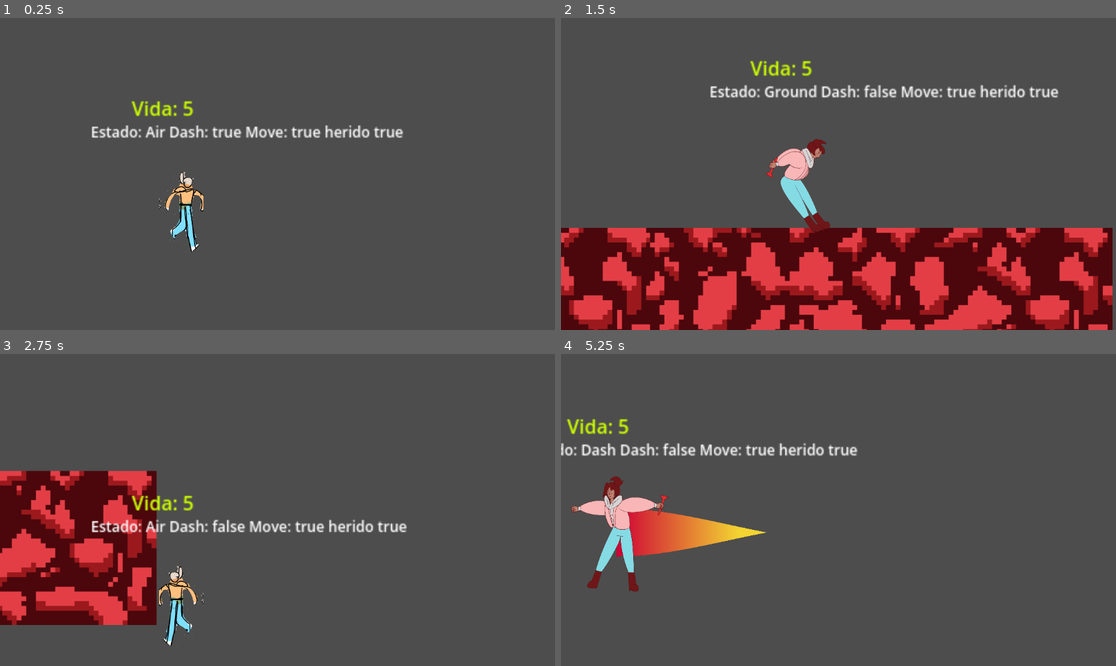
Above: before the commit, frames 1-4 (two rows, left to right).
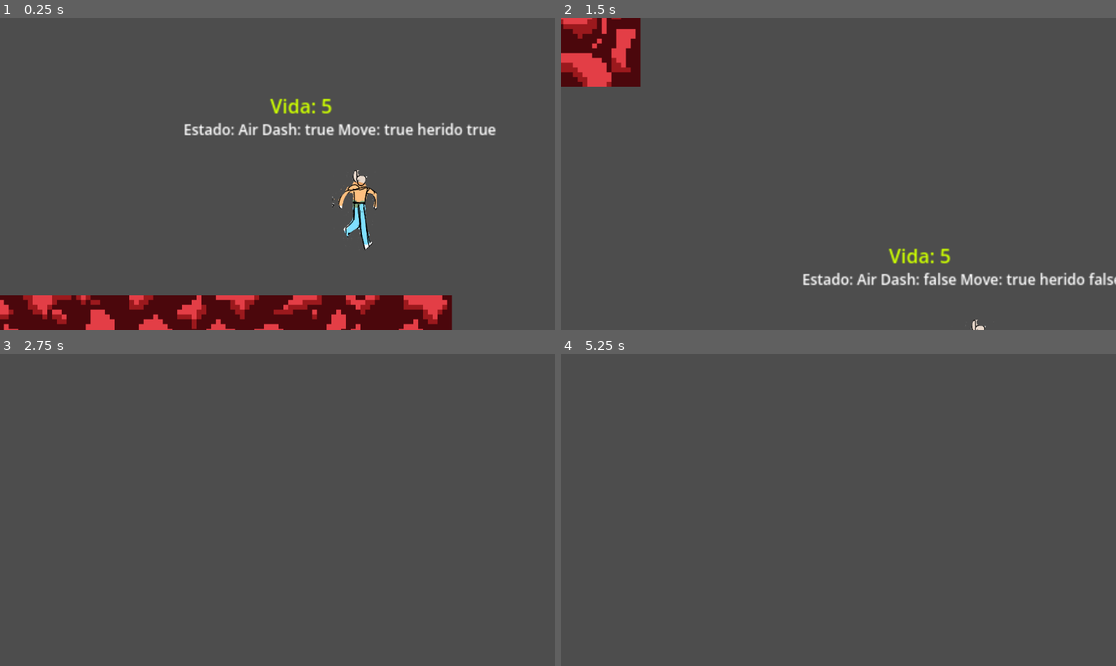
Above: after the commit, the same moments.

Repository: GuillermoC66/Interna
Game: Godot game, scene res://ESCENAS/elmundo.tscn
Two runs of this game, one before a commit and one after it. Both use one fixed random seed, a clock stepped at 60 frames per second and the inputs below.
Inputs:
- Up to frame 1 (0.25 s): no input
- Up to frame 2 (1.5 s): hold X (dash) 0.53-1.28 s; hold Right (ui_right) from 0.53 s (still down); tap Space (ui_select) at 0.77 s; tap Shift (walk) at 0.8, 1.35 s
- Up to frame 3 (2.75 s): tap Space (ui_select) at 1.52 s; tap X (dash) at 1.55 s; release Right (ui_right) at 2.03 s; hold Left (ui_left) from 2.03 s (still down); hold X (dash) from 2.03 s (still down); tap Shift (walk) at 2.3 s
- Up to frame 4 (5.25 s): release Left (ui_left) at 2.78 s; release X (dash) at 2.78 s; hold Right (ui_right) 2.78-4.28 s; tap Shift (walk) at 2.85, 3.8, 4.35 s; tap Space (ui_select) at 3.02, 3.77, 4.52 s; tap X (dash) at 3.05, 4.55 s; hold X (dash) 3.53-4.28 s; hold Left (ui_left) 4.28-5.03 s; hold Right (ui_right) from 5.03 s (still down); hold X (dash) from 5.03 s (still down)

The runs differ from the first frame. In frame 1, 13% of the frame differs, in the area x 0-90%, y 25-100%; in frame 2, 39%, in the area x 0-100%, y 0-100%; in frame 3, 16%; in frame 4, 5.3%.

Commit message:
AUAUUAU
el dash ya sirve como
cuestion de ataque
y cuestion de plataformas hehfgeehefhghe
i love game dev so oooooo mcuh!!!!

Diff:
--- a/ESCENAS/Player.tscn
+++ b/ESCENAS/Player.tscn
@@ -44,6 +44,9 @@
 radius = 24.5
 height = 82.0
 
+[sub_resource type="RectangleShape2D" id="RectangleShape2D_buqgf"]
+size = Vector2(29, 54)
+
 [sub_resource type="Animation" id="Animation_um1sm"]
 resource_name = "IdleToWalk"
 length = 0.125004
@@ -206,6 +209,34 @@
 "values": [3]
 }
 
+[sub_resource type="Animation" id="Animation_nghvh"]
+resource_name = "hurt"
+step = 0.0833333
+tracks/0/type = "value"
+tracks/0/imported = false
+tracks/0/enabled = true
+tracks/0/path = NodePath("AnimatedSprite2D:animation")
+tracks/0/interp = 1
+tracks/0/loop_wrap = true
+tracks/0/keys = {
+"times": PackedFloat32Array(0),
+"transitions": PackedFloat32Array(1),
+"update": 1,
+"values": [&"hurt"]
+}
+tracks/1/type = "value"
+tracks/1/imported = false
+tracks/1/enabled = true
+tracks/1/path = NodePath("AnimatedSprite2D:frame")
+tracks/1/interp = 1
+tracks/1/loop_wrap = true
+tracks/1/keys = {
+"times": PackedFloat32Array(0),
+"transitions": PackedFloat32Array(1),
+"update": 1,
+"values": [0]
+}
+
 [sub_resource type="Animation" id="Animation_0nwl6"]
 resource_name = "idle"
 length = 3.00001
@@ -436,34 +467,6 @@
 "transitions": PackedFloat32Array(1, 1, 1, 1),
 "update": 1,
 "values": [0, 1, 2, 3]
-}
-
-[sub_resource type="Animation" id="Animation_nghvh"]
-resource_name = "hurt"
-step = 0.0833333
-tracks/0/type = "value"
-tracks/0/imported = false
-tracks/0/enabled = true
-tracks/0/path = NodePath("AnimatedSprite2D:animation")
-tracks/0/interp = 1
-tracks/0/loop_wrap = true
-tracks/0/keys = {
-"times": PackedFloat32Array(0),
-"transitions": PackedFloat32Array(1),
-"update": 1,
-"values": [&"hurt"]
-}
-tracks/1/type = "value"
-tracks/1/imported = false
-tracks/1/enabled = true
-tracks/1/path = NodePath("AnimatedSprite2D:frame")
-tracks/1/interp = 1
-tracks/1/loop_wrap = true
-tracks/1/keys = {
-"times": PackedFloat32Array(0),
-"transitions": PackedFloat32Array(1),
-"update": 1,
-"values": [0]
 }
 
 [sub_resource type="AnimationLibrary" id="AnimationLibrary_c7im1"]
@@ -702,6 +705,12 @@
 "name": &"walk",
 "speed": 5.0
 }]
+
+[sub_resource type="LabelSettings" id="LabelSettings_abha5"]
+font_size = 12
+
+[sub_resource type="LabelSettings" id="LabelSettings_13tov"]
+font_color = Color(0.803922, 1, 0, 1)
 
 [sub_resource type="AnimationNodeAnimation" id="AnimationNodeAnimation_70lj0"]
 animation = &"IdleToWalk"
@@ -838,14 +847,8 @@
 transitions = ["transLookUp", "lookup", SubResource("AnimationNodeStateMachineTransition_3fo27"), "transCrouch", "crouc …(1653 unchanged characters)…
 graph_offset = Vector2(-269.951, -57.5058)
 
-[sub_resource type="LabelSettings" id="LabelSettings_13tov"]
-font_color = Color(0.803922, 1, 0, 1)
-
-[sub_resource type="LabelSettings" id="LabelSettings_abha5"]
-font_size = 12
-
 [node name="Player" type="CharacterBody2D"]
-scale = Vector2(2, 2)
+scale = Vector2(2.5, 2.5)
 script = ExtResource("1_5qni1")
 
 [node name="Hurtbox" type="Area2D" parent="." groups=["Player"]]
@@ -853,6 +856,13 @@
 [node name="CollisionShape2D" type="CollisionShape2D" parent="Hurtbox"]
 position = Vector2(0, 4)
 shape = SubResource("CapsuleShape2D_xtgnn")
+
+[node name="HitboxDash" type="Area2D" parent="." groups=["HitboxDash"]]
+position = Vector2(0.5, 10)
+
+[node name="CollisionShape2D" type="CollisionShape2D" parent="HitboxDash"]
+position = Vector2(0.5, 0)
+shape = SubResource("RectangleShape2D_buqgf")
 
 [node name="CollisionShape2D" type="CollisionShape2D" parent="."]
 position = Vector2(0, 10)
@@ -869,8 +879,29 @@
 animation = &"idle"
 
 [node name="Camera2D" type="Camera2D" parent="."]
+position = Vector2(-144, 1.6)
 offset = Vector2(200, 0)
 position_smoothing_enabled = true
+
+[node name="Debug" type="Label" parent="Camera2D" node_paths=PackedStringArray("maquinaEstado")]
+offset_left = 1.99999
+offset_top = -79.2
+offset_right = 106.0
+offset_bottom = -56.2
+text = "w"
+label_settings = SubResource("LabelSettings_abha5")
+script = ExtResource("31_5mejc")
+maquinaEstado = NodePath("../../StateMachine")
+
+[node name="Life" type="Label" parent="Camera2D" node_paths=PackedStringArray("player")]
+offset_left = 73.6
+offset_top = -102.0
+offset_right = 118.6
+offset_bottom = -79.0
+text = "wawa"
+label_settings = SubResource("LabelSettings_13tov")
+script = ExtResource("2_nv3v7")
+player = NodePath("../..")
 
 [node name="AnimationTree" type="AnimationTree" parent="."]
 tree_root = SubResource("AnimationNodeStateMachine_pkx8b")
@@ -883,11 +914,12 @@
 current_state = NodePath("Ground")
 hurt_state = NodePath("Hurt")
 
-[node name="Ground" type="Node" parent="StateMachine" node_paths=PackedStringArray("airState", "dashState", "camara", "stateMachine")]
+[node name="Ground" type="Node" parent="StateMachine" node_paths=PackedStringArray("airState", "dashState", "camara", "hurtbox", "stateMachine")]
 script = ExtResource("33_av4f8")
 airState = NodePath("../Air")
 dashState = NodePath("../Dash")
 camara = NodePath("../../Camera2D")
+hurtbox = NodePath("../../Hurtbox")
 stateMachine = NodePath("..")
 
 [node name="Air" type="Node" parent="StateMachine" node_paths=PackedStringArray("groundState", "dashState", "stateMachine")]
@@ -896,15 +928,16 @@
 dashState = NodePath("../Dash")
 stateMachine = NodePath("..")
 
-[node name="Dash" type="Node" parent="StateMachine" node_paths=PackedStringArray("canDashAgain", "groundState", "airState", "stateMachine")]
+[node name="Dash" type="Node" parent="StateMachine" node_paths=PackedStringArray("canDashAgain", "groundState", "airState", "hitbox", "stateMachine")]
 script = ExtResource("36_jots7")
 canDashAgain = NodePath("../Can Dash Again")
 groundState = NodePath("../Ground")
 airState = NodePath("../Air")
+hitbox = NodePath("../../HitboxDash")
 dash_Velocity = 1700.0
 stateMachine = NodePath("..")
 
-[node name="Timer" type="Timer" parent="StateMachine/Dash"]
+[node name="DashTime" type="Timer" parent="StateMachine/Dash"]
 one_shot = true
 
 [node name="Hurt" type="Node" parent="StateMachine" node_paths=PackedStringArray("inmuneTimer", "groundState", "airState", "stateMachine")]
@@ -921,28 +954,9 @@
 
 [node name="Inmunity" type="Timer" parent="StateMachine"]
 
-[node name="Life" type="Label" parent="." node_paths=PackedStringArray("player")]
-offset_left = -41.5
-offset_top = -100.5
-offset_right = 3.5
-offset_bottom = -77.5
-text = "wawa"
-label_settings = SubResource("LabelSettings_13tov")
-script = ExtResource("2_nv3v7")
-player = NodePath("..")
-
-[node name="Debug" type="Label" parent="." node_paths=PackedStringArray("maquinaEstado")]
-offset_left = -75.0
-offset_top = -77.5
-offset_right = 29.0
-offset_bottom = -54.5
-text = "w"
-label_settings = SubResource("LabelSettings_abha5")
-script = ExtResource("31_5mejc")
-maquinaEstado = NodePath("../StateMachine")
-
-[connection signal="area_entered" from="Hurtbox" to="." method="_on_hurtbox_area_entered"]
 [connection signal="area_entered" from="Hurtbox" to="StateMachine" method="_on_hurtbox_area_entered"]
+[connection signal="area_entered" from="HitboxDash" to="StateMachine/Dash" method="_on_hitbox_dash_area_entered"]
+[connection signal="timeout" from="StateMachine/Dash/DashTime" to="StateMachine/Dash" method="_on_dash_time_timeout"]
 [connection signal="timeout" from="StateMachine/Hurt/Knockback" to="StateMachine/Hurt" method="_on_knockback_timeout"]
 [connection signal="timeout" from="StateMachine/Can Dash Again" to="StateMachine" method="_on_can_dash_again_timeout"]
 [connection signal="timeout" from="StateMachine/Inmunity" to="StateMachine" method="_on_inmunity_timeout"]
--- a/ESCENAS/elmundo.tscn
+++ b/ESCENAS/elmundo.tscn
@@ -1,20 +1,14 @@
-[gd_scene load_steps=6 format=3 uid="uid://dd4afugxoeau4"]
+[gd_scene load_steps=5 format=3 uid="uid://dd4afugxoeau4"]
 
 [ext_resource type="PackedScene" uid="uid://cka2icva25c4q" path="res://ESCENAS/Player.tscn" id="1_fk75c"]
 [ext_resource type="PackedScene" uid="uid://db0o73xiuq118" path="res://ESCENAS/PRIMERPISO.tscn" id="2_7xmnr"]
 [ext_resource type="PackedScene" uid="uid://buljphv8tli08" path="res://ESCENAS/enemy.tscn" id="4_jtvnr"]
 [ext_resource type="PackedScene" uid="uid://cf7mi3nvpst8a" path="res://ESCENAS/BLOQUE.tscn" id="4_qggcf"]
 
-[sub_resource type="RectangleShape2D" id="RectangleShape2D_5t67g"]
-size = Vector2(411, 277)
-
 [node name="ELMUNDO" type="Node2D"]
 
 [node name="plataformas test" parent="." instance=ExtResource("2_7xmnr")]
 position = Vector2(212, 10)
-
-[node name="StaticBody2D" parent="plataformas test" instance=ExtResource("2_7xmnr")]
-position = Vector2(-958, -2)
 
 [node name="StaticBody2D2" parent="plataformas test" instance=ExtResource("2_7xmnr")]
 texture_repeat = 2
@@ -22,22 +16,28 @@
 rotation = -1.5708
 scale = Vector2(0.795, 0.78)
 
+[node name="MeshInstance2D3" parent="plataformas test" instance=ExtResource("4_qggcf")]
+position = Vector2(-4833, -104)
+scale = Vector2(5, 1.5)
+
 [node name="MeshInstance2D2" parent="plataformas test" instance=ExtResource("4_qggcf")]
 position = Vector2(-780, 700)
 scale = Vector2(2.61, 0.83)
 
 [node name="StaticBody2D3" parent="plataformas test" instance=ExtResource("2_7xmnr")]
-position = Vector2(948, 0)
+position = Vector2(-960, -4)
+
+[node name="plataformas test" parent="plataformas test" instance=ExtResource("2_7xmnr")]
+position = Vector2(-3070, -244)
 
 [node name="Player" parent="." instance=ExtResource("1_fk75c")]
-position = Vector2(582, 491)
-scale = Vector2(2.5, 2.5)
+position = Vector2(974, 667)
+
+[node name="Enemy3" parent="." instance=ExtResource("4_jtvnr")]
+position = Vector2(-3580, -67)
 
 [node name="Enemy" parent="." instance=ExtResource("4_jtvnr")]
-position = Vector2(57, 775)
+position = Vector2(-1463, 304)
 
-[node name="test" type="Area2D" parent="." groups=["test"]]
-position = Vector2(1081, 820)
-
-[node name="CollisionShape2D" type="CollisionShape2D" parent="test"]
-shape = SubResource("RectangleShape2D_5t67g")
+[node name="Enemy2" parent="." instance=ExtResource("4_jtvnr")]
+position = Vector2(-3135, 294)
--- a/ESCENAS/enemy.tscn
+++ b/ESCENAS/enemy.tscn
@@ -1,6 +1,7 @@
-[gd_scene load_steps=4 format=3 uid="uid://buljphv8tli08"]
+[gd_scene load_steps=6 format=3 uid="uid://buljphv8tli08"]
 
 [ext_resource type="Texture2D" uid="uid://cc2w0gdxmsvkk" path="res://SPRITES/S3_Icon_Flyfish.png" id="1_q4rh5"]
+[ext_resource type="Script" path="res://SCRIPTS/TestEnemy.gd" id="1_vmexh"]
 
 [sub_resource type="CircleShape2D" id="CircleShape2D_gmnfg"]
 radius = 46.0109
@@ -8,7 +9,11 @@
 [sub_resource type="RectangleShape2D" id="RectangleShape2D_jg08j"]
 size = Vector2(62, 48.5)
 
+[sub_resource type="CircleShape2D" id="CircleShape2D_5iqbu"]
+radius = 66.0681
+
 [node name="Enemy" type="CharacterBody2D"]
+script = ExtResource("1_vmexh")
 
 [node name="Hitbox" type="Area2D" parent="." groups=["Hitbox"]]
 
@@ -22,3 +27,10 @@
 [node name="CollisionShape2D" type="CollisionShape2D" parent="."]
 position = Vector2(0, 4.75)
 shape = SubResource("RectangleShape2D_jg08j")
+
+[node name="Hurtbox" type="Area2D" parent="." groups=["HurtboxEnemy"]]
+
+[node name="CollisionShape2D" type="CollisionShape2D" parent="Hurtbox"]
+shape = SubResource("CircleShape2D_5iqbu")
+
+[connection signal="area_entered" from="Hurtbox" to="." method="_on_hurtbox_area_entered"]
--- a/SCRIPTS/DashState.gd
+++ b/SCRIPTS/DashState.gd
@@ -2,26 +2,29 @@
 
 class_name DashState
 
-@onready var timer : Timer = $Timer
+@onready var timer : Timer = $DashTime
 @export var canDashAgain : Timer
 @export var groundState : StatePlayer
 @export var airState : StatePlayer
 @export var trailScene = preload("res://RECURSOS/PlayerTrail.tscn")
+@export var hitbox : Area2D
 @export var dash_Velocity : float
 var trail
 
 func Enter():
+	stateMachine.can_dash = false
+	stateMachine.can_getHurt = false
 	playback.travel("dash")
 	timer.start(0.25)
 	start_trail()
 	makeDash()
-	stateMachine.can_dash = false
 
-func state_process(delta):
-	timer.timeout.connect(_on_Timer_timeout)
+func state_process(_delta):
+	timer.timeout.connect(_on_dash_time_timeout)
 
-func _on_Timer_timeout():
+func _on_dash_time_timeout():
 	trail.queue_free()
+	hitbox.position = Vector2(0.5, 10)
 	if (character.is_on_floor()):
 		canDashAgain.start(1)
 		Transition.emit(self, groundState)
@@ -34,10 +37,17 @@
 	direccion.y = character.directionY
 	if(direccion == Vector2(0,0)):
 		direccion.x = character.flipSprite
-
 	character.velocity = direccion * dash_Velocity
 
 func start_trail():
 	trail = trailScene.instantiate()
 	add_child(trail)
 	trail.character = character
+	hitbox.scale = Vector2(1, 1)
+	if character.flipSprite == 1:
+		hitbox.position = Vector2(35.5, 1.5)
+	else:
+		hitbox.position = Vector2(-35.5, 1.5)
+
+func _on_hitbox_dash_area_entered(area):
+	stateMachine.can_dash = true
--- a/SCRIPTS/GroundState.gd
+++ b/SCRIPTS/GroundState.gd
@@ -6,6 +6,7 @@
 @export var airState : StatePlayer
 @export var dashState : StatePlayer
 @export var camara : Camera2D
+@export var hurtbox : Area2D
 
 #CollisionShapes para agacharse
 var shape_stand = preload("res://RECURSOS/collisionStand.tres")
@@ -39,6 +40,8 @@
 #Cambiar CollisionShape
 func crouch():
 	detenerse()
+	hurtbox.position.y = 24
+	hurtbox.scale.y = 0.5
 	character.collision_shape.shape = shape_crouch
 	character.collision_shape.position.y = 25
 	playback.travel("transCrouch")
@@ -46,6 +49,8 @@
 #Regresar la CollisionShape a su forma original
 func stopCrouch():
 	stateMachine.can_move = true
+	hurtbox.position.y = 0
+	hurtbox.scale.y = 1
 	character.collision_shape.shape = shape_stand
 	character.collision_shape.position.y = 10
 
--- a/SCRIPTS/Player.gd
+++ b/SCRIPTS/Player.gd
@@ -1,6 +1,7 @@
 extends CharacterBody2D
 #Nodos necesarios
 @onready var animacion : AnimationTree = $AnimationTree
+@onready var hitboxDash : Area2D = $HitboxDash
 #@onready var sprite : AnimatedSprite2D = $AnimatedSprite2D
 @onready var collision_shape : CollisionShape2D = $CollisionShape2D
 @onready var stateMachine : StateMachine = $StateMachine
@@ -14,10 +15,11 @@
 var life = 5
 
 func _ready():
+	hitboxDash.scale = Vector2(0.1, 0.1)
 	animacion.active = true
 	playback = animacion["parameters/playback"]
 
-func _physics_process(delta):
+func _physics_process(_delta):
 	if stateMachine.canMove() and stateMachine.current_state.name != "Dash":
 		directionX = Input.get_axis("ui_left", "ui_right")
 		directionY = Input.get_axis("ui_up", "ui_down")
@@ -29,11 +31,11 @@
 	move_and_slide()
 
 #Movimiento horizontal (Correr, caminar)
-func walkRun(velocidad, animacion):
+func walkRun(velocidad, animacionAsignada):
 	if directionX:
 		spriteDirection()
 		velocity.x = directionX * velocidad
-		playback.travel(animacion)
+		playback.travel(animacionAsignada)
 	else:
 		velocity.x = move_toward(velocity.x, 0, velocidad)
 		if velocity.y == 0:
--- a/SCRIPTS/StatePlayer.gd
+++ b/SCRIPTS/StatePlayer.gd
@@ -18,10 +18,10 @@
 var jump_gravity : float = -((-2.0 * jump_height) / (jump_peak * jump_peak))
 var fall_gravity : float = -((-2.0 * jump_height) / (jump_fall * jump_fall))
 
-func state_process(delta):
+func state_process(_delta):
 	pass
 
-func state_input(event : InputEvent):
+func state_input(_event : InputEvent):
 	pass
 
 func Enter():
--- /dev/null
+++ b/SCRIPTS/TestEnemy.gd
@@ -0,0 +1,6 @@
+extends CharacterBody2D
+
+func _on_hurtbox_area_entered(area):
+	if area.is_in_group("HitboxDash"):
+		print("flyfish dice: ouch!")
+		queue_free()
--- a/SCRIPTS/Trail.gd
+++ b/SCRIPTS/Trail.gd
@@ -4,7 +4,7 @@
 var queue : Array
 var character : CharacterBody2D
 
-func _process(delta):
+func _process(_delta):
 	var pos = character.position
 	queue.push_front(pos)
 
Not shown: 1 places in ESCENAS/Player.tscn that only renumber resources
Not shown, added: ESCENAS/Pla3173.tmp
